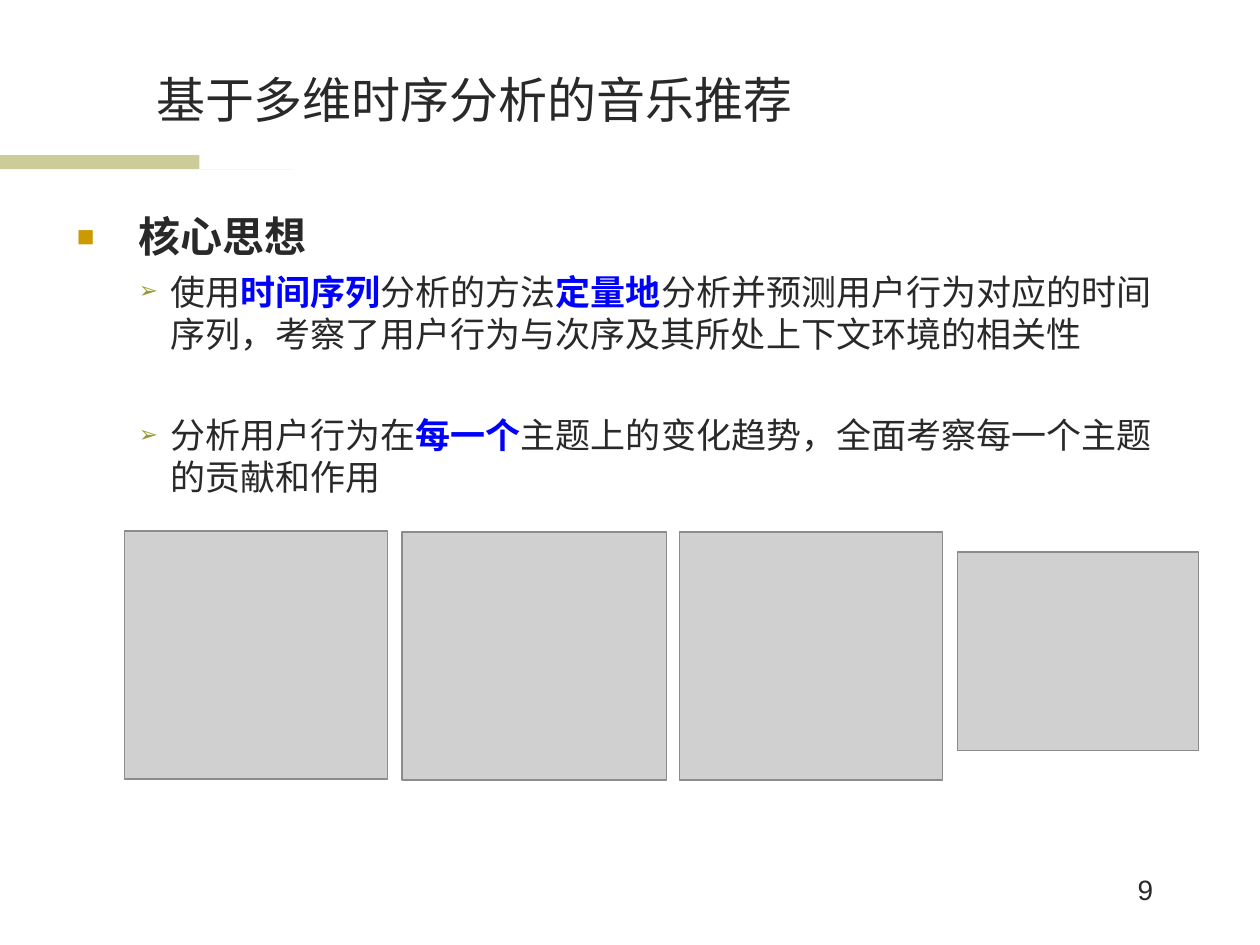
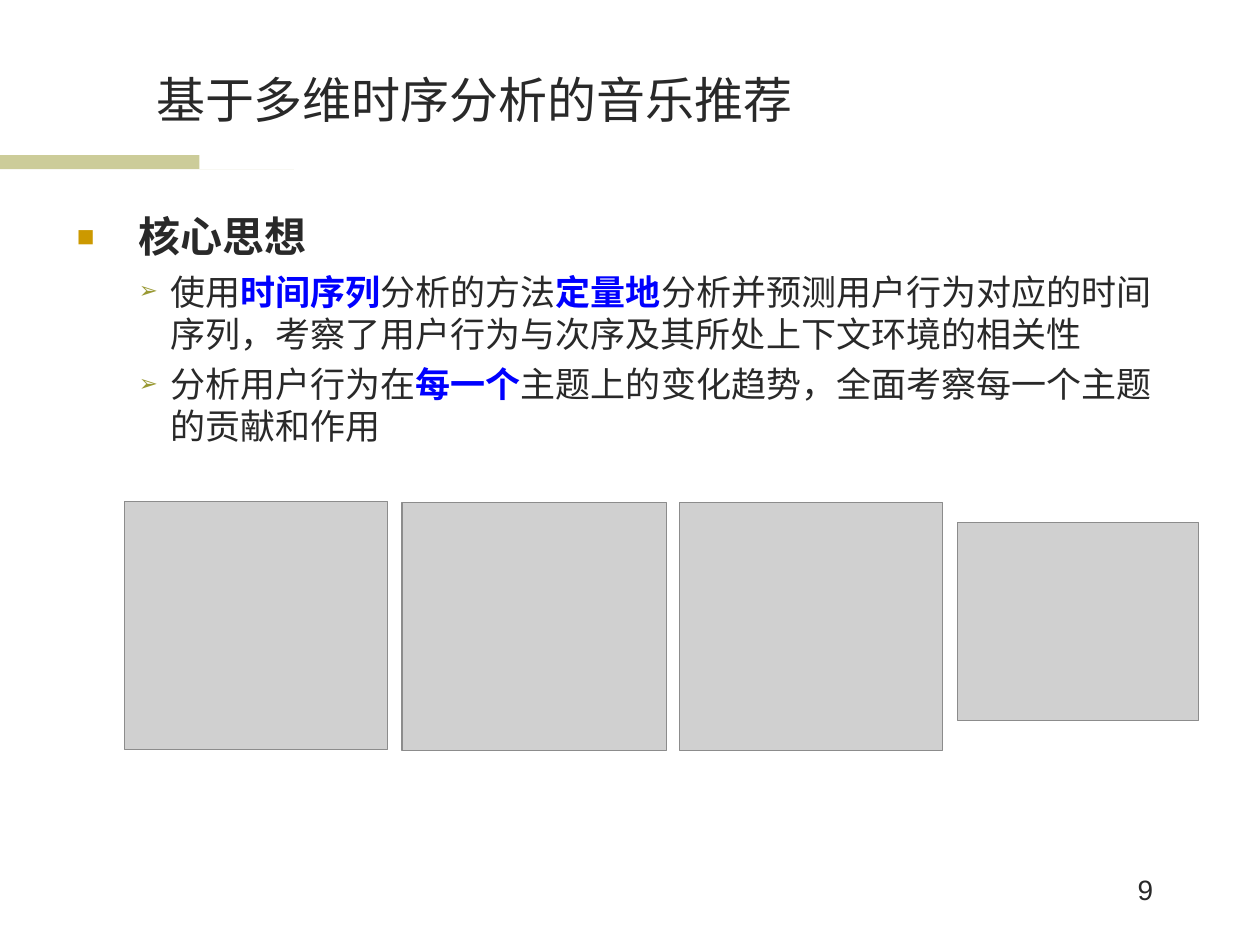
Before and after one commit to wwssttt/NJUThesis, a slide deck: slide 9 of 答辩准备/一种基于时间序列分析的个性化音乐推荐系统及其实现.ppt. Drawn at 1260x945 pixels with LibreOffice and Linux fonts; fonts in the diff are those of the drawing; grey boxes stand for pictures; background and template pictures are left out. Boxes give left, top, right and bottom in pixels: in the first picture for what was removed or moved away, otherwise in the second. Text is boxed around its words. In the diff, an @@ line names an element or a change of style, - is before the commit and + after.

```diff
--- a/答辩准备/一种基于时间序列分析的个性化音乐推荐系统及其实现.ppt
+++ b/答辩准备/一种基于时间序列分析的个性化音乐推荐系统及其实现.ppt
@@ text "核心思想" rewrapped from (x1=139, y1=216, x2=1152, y2=493) to (x1=139, y1=216, x2=1152, y2=442) @@
@@ 4 pictures moved together from (x1=125, y1=530, x2=1198, y2=780) to (x1=125, y1=501, x2=1198, y2=751) @@
```
Also in this commit, not shown: 11 other slides changed.
